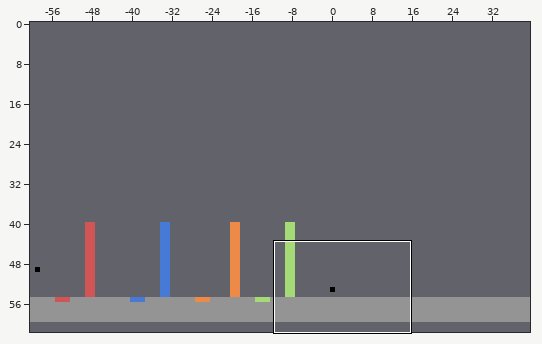
A Tiled map gets an edit: public/benchmark3/assets/Level3.tmx. The first picture is a wide view before the edit; the outline marks the close-up.
Close-up. First the earlier version:
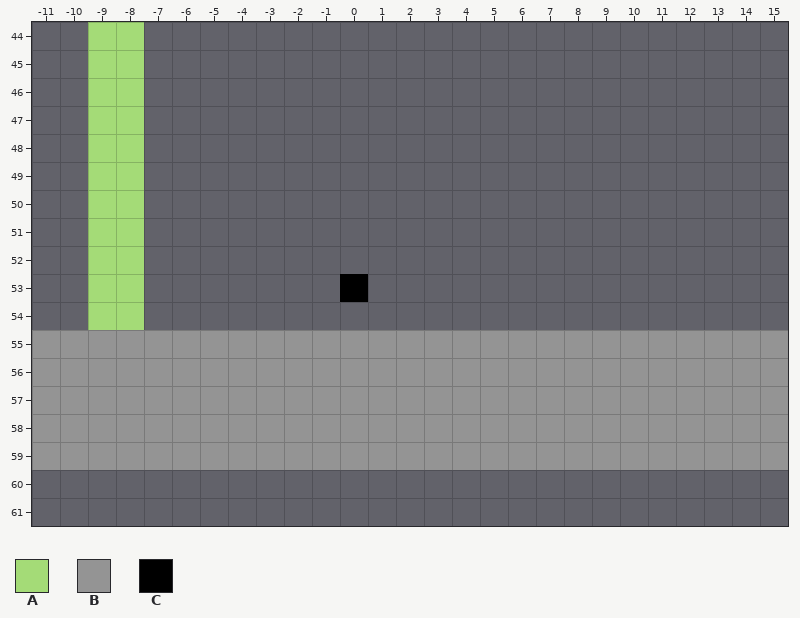
Cells are 32x32 px. Shown: x -11..15, y 44..61. The commit also changed other parts of the map, which this record leaves out. The old version is drawn lined up with the new one.
Key: from "tileset": A 0, B 2, C 6.
_ is an empty cell.
Objects are placed by their top-left corner, in cells (3,4 is the top-left corner of cell 3,4); size is 1x1 cell unless given.
Layers that did not change in this view are not listed.
Layer "blockedLayer" before, first column x -11:
44 ___________________________
45 ___________________________
46 ___________________________
47 ___________________________
48 ___________________________
49 ___________________________
50 ___________________________
51 ___________________________
52 ___________________________
53 ___________________________
54 ___________________________
55 BBBBBBBBBBBBBBBBBBBBBBBBBBB
56 BBBBBBBBBBBBBBBBBBBBBBBBBBB
57 BBBBBBBBBBBBBBBBBBBBBBBBBBB
58 BBBBBBBBBBBBBBBBBBBBBBBBBBB
59 BBBBBBBBBBBBBBBBBBBBBBBBBBB
60 ___________________________
61 ___________________________
Layer "filterLayer4" before, first column x -11:
44 __AA____
45 __AA____
46 __AA____
47 __AA____
48 __AA____
49 __AA____
50 __AA____
51 __AA____
52 __AA____
53 __AA____
54 __AA____
55 ________
56 ________
57 ________
58 ________
59 ________
60 ________
61 ________
Objects on layer "objectsLayer" before:
C at 0,53
After:
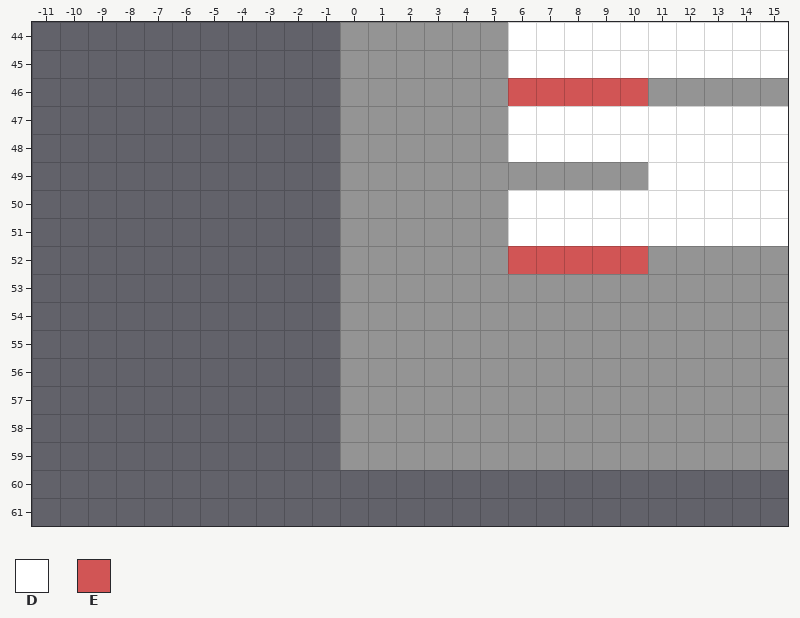
Further tiles: from "tileset": D 1, E 3.
Tiles of an added or newly shown layer are drawn over the layers below it.
What changed:
map size 100x20 -> 40x60 cells (old content now starts at -60,40; both pictures use the new coordinates)
Layer "backgroundLayer" (now shown):
Tile D now appears in rows 44 to 45 at x 6 to 15; in rows 47 to 48 at x 6 to 15; in row 49 at x 11 to 15; in rows 50 to 51 at x 6 to 15.
Layer "blockedLayer":
Tile B now appears in rows 44 to 45 at x 0 to 5; in row 46 at x 0 to 5 and 11 to 15; in rows 47 to 48 at x 0 to 5; in row 49 at x 0 to 10; in rows 50 to 51 at x 0 to 5; in row 52 at x 0 to 5 and 11 to 15.
Tile B now appears in rows 53 to 54 at x 0 to 15.
Tile E now appears in row 52 at x 6 to 10.
The author cleared tile B in rows 55 to 59 at x -11 to -1.
Layer "objectsLayer":
Object C at 0,53 is removed.
Layer "filterLayer1":
Tile E now appears in row 46 at x 6 to 10.
Layer "filterLayer4":
The author cleared tile A in rows 44 to 54 at x -9 to -8.
Pixel boxes of the changes (left, top, right, bottom) in both close-ups:
changed: (32, 22, 788, 470)
